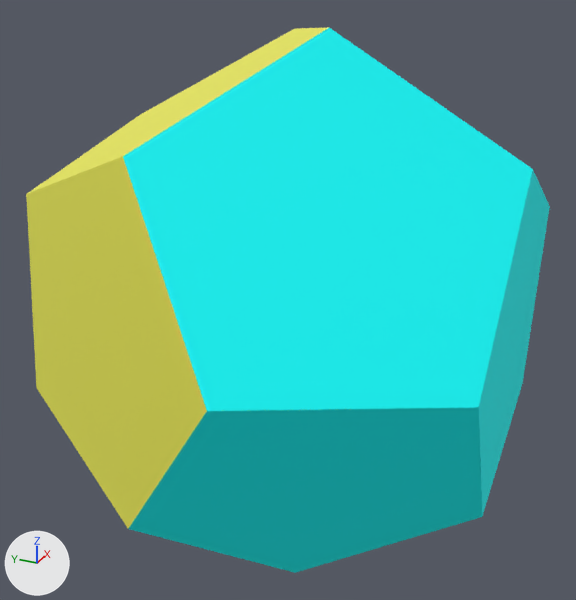
What one commit did to the glTF model vr/objetos/a21fa.glb.
Before and after are seen from a 50 mm lens placed at (-5.71, -9.09, 10.34), pointed at (4.83, -4.34, 5.07). The lights are fixed; the arrows at lower left show +X, +Y and +Z. Vertices at the same position are counted once.

Names of what the first picture shows: 'root'.
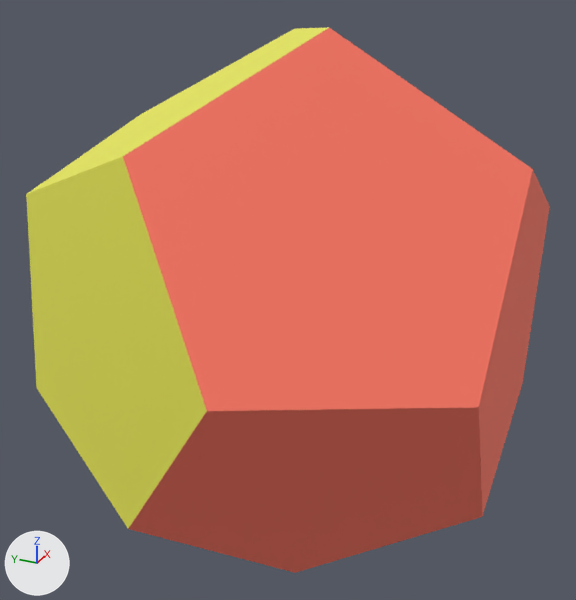
The change in detail:
Material 'Color A03' (mat_color_a03) is new.
Its base color is (1.0, 0.201, 0.139) (red #ff7c68).
Its metallic is 0.1.
Its roughness is 0.9.
me_mesh_0 has 93 vertices, 123 faces and spans x 0.68..9.11, y -7.87..-1.0, z 0.95..9.29.
me_mesh_0 is used by ob_root; location (0.0, 0.0, 0.0).
me_mesh_0 part 1: all 58 faces that had it switch from mat_color_h05_1 (cyan #00ffff) to mat_color_a03 (red #ff7c68).

Location of each change, [x1, y1, x2, y2] in pixels of the pictures (576 x 600 px):
part 1 of me_mesh_0, recoloured (cyan to red): [123, 28, 550, 573] in both
